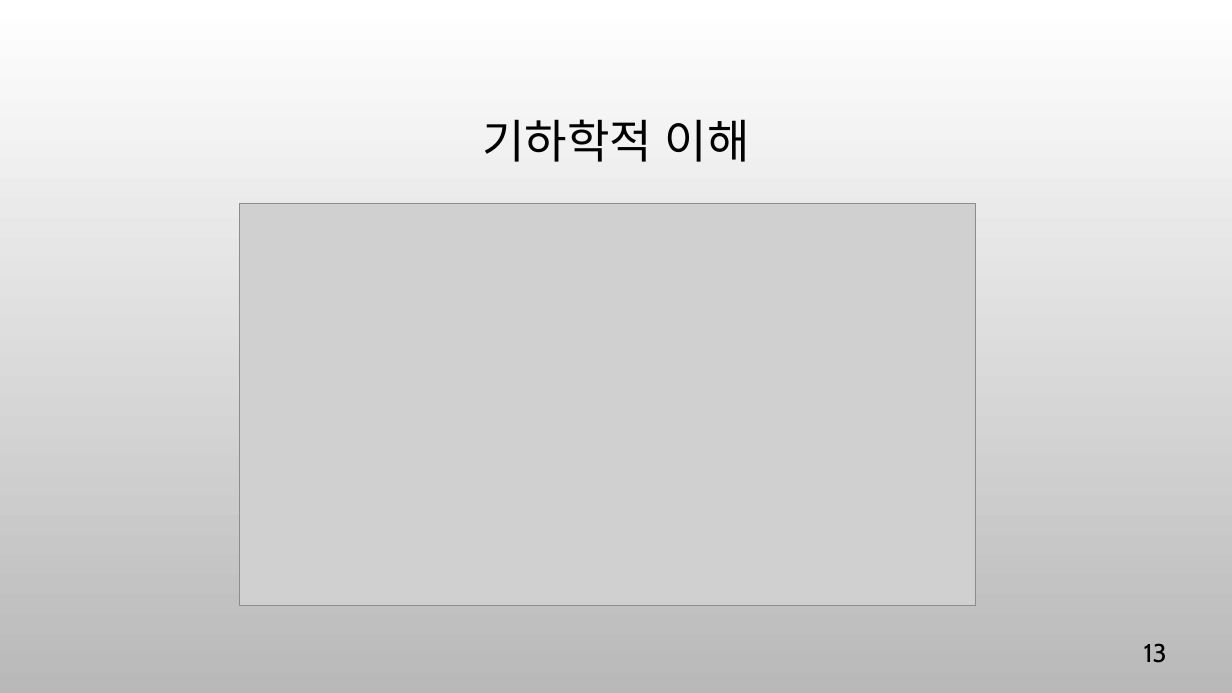
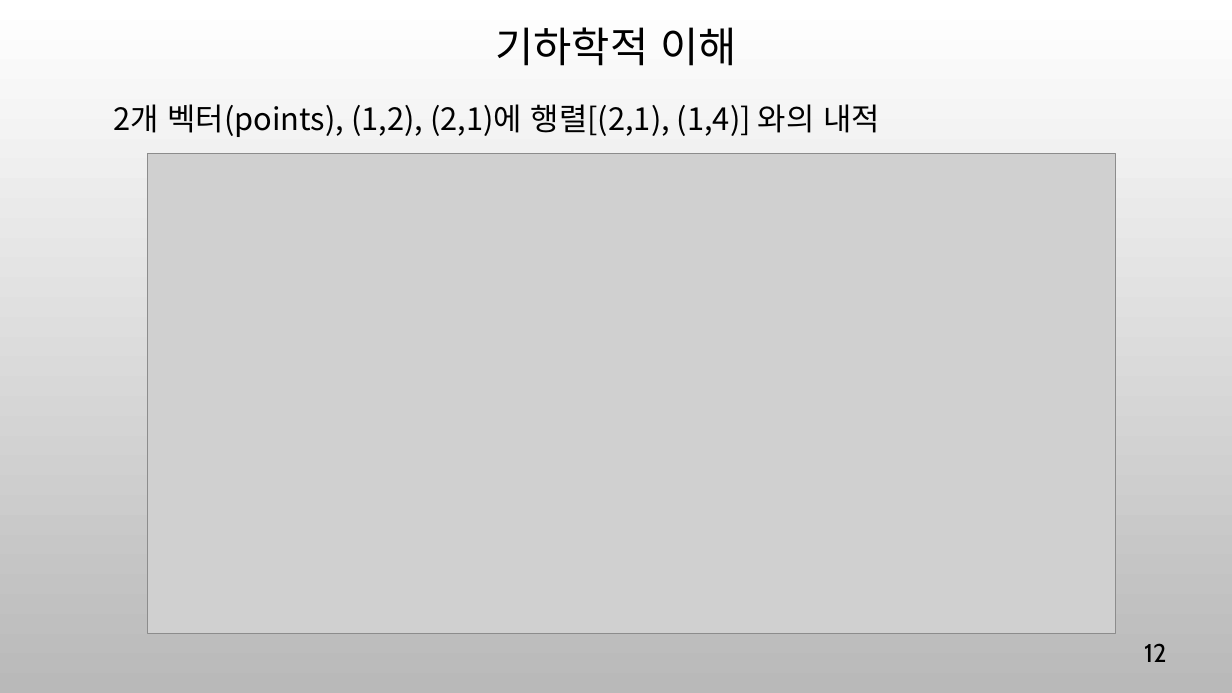
Before and after one commit to ancestor9/mathematics-for-machine-learning, a slide deck: slide 12 of Linear_Algebra/w5_PCA_linear_transformation.pptx (slide 13 before the commit). Drawn at 1232x693 pixels with LibreOffice and Linux fonts; fonts in the diff are those of the drawing; grey boxes stand for pictures; background and template pictures are left out. Boxes give left, top, right and bottom in pixels: in the first picture for what was removed or moved away, otherwise in the second. Text is boxed around its words. In the diff, an @@ line names an element or a change of style, - is before the commit and + after.

```diff
--- a/Linear_Algebra/w5_PCA_linear_transformation.pptx
+++ b/Linear_Algebra/w5_PCA_linear_transformation.pptx
@@ title "기하학적 이해": place and size @@
-title "기하학적 이해" at [482, 119, 750, 162]
+title "기하학적 이해" at [495, 27, 737, 66]
@@ title "기하학적 이해" at [495, 27, 737, 66]: size 36 to 32.4 pt @@
@@ text added at [113, 104, 880, 137], 24 pt, text #000000 @@
+2개 벡터(points), (1,2), (2,1)에 행렬[(2,1), (1,4)] 와의 내적
@@ picture: place and size @@
-picture at [239, 203, 976, 605]
+picture at [147, 153, 1116, 634]
@@ page number at [1144, 643, 1167, 662]: text changed @@
-13
+12
```
Also in this commit, not shown: 12 other slides changed, 2 slides added, 5 slides removed, 1 other file.
